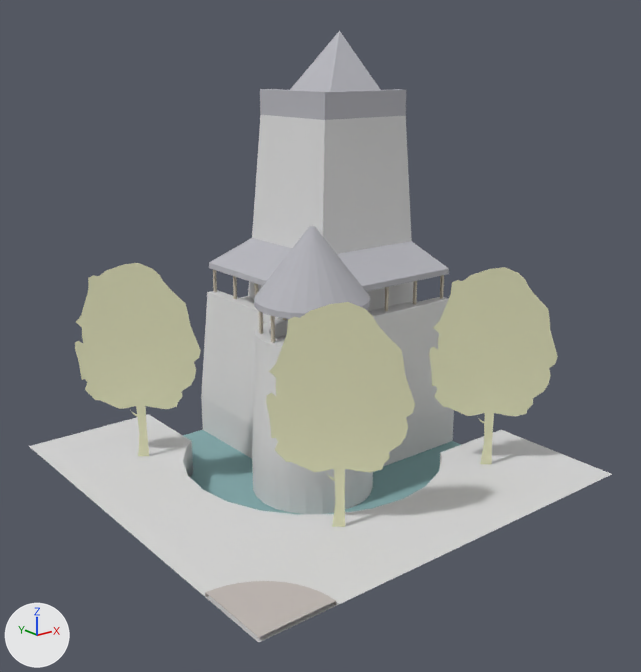
Two versions of the OBJ model assets/stl_export/wcwr.obj, one commit apart.
Before and after are seen from a camera (50 mm lens) standing at (-36.1, -46.3, 27.4) and looking at (-0.2, -1.4, 9.4). Lighting does not change. The marker at lower left points along +X, +Y and +Z. The older version comes first. Where no turn or scale is listed for an object, it has been applied to the vertices. Vertices at exactly the same position are counted once.

Objects in the first picture: 'wcwr'.
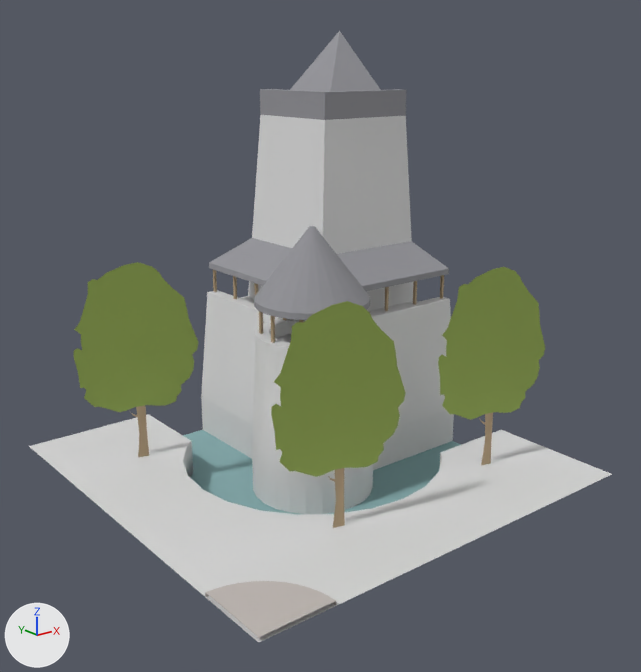
Boxes (x1, y1, x2, y2) around the edits, measured in the pictures (641 x 672 px; the box of a moved part takes in the faces that stretch with it):
'wcwr', recoloured, reshaped: (29, 31, 612, 642) in both
part 1 of me_wcwr, moved or reshaped: before (76, 263, 553, 506); after (74, 262, 542, 506)
part 2 of me_wcwr, recoloured: (138, 406, 491, 527) in both
part 3 of me_wcwr, recoloured: before (75, 334, 558, 473); after (74, 327, 545, 477)

Diff of the bpy script that builds the scene:
```diff
--- a/assets/stl_export/wcwr.obj.py
+++ b/assets/stl_export/wcwr.obj.py
@@ mat_castleroof @@
 mat_castleroof = principled_material('castleRoof')
-mat_castleroof.base_color = (0.471, 0.471, 0.51)  # grey #b7b7bd
+mat_castleroof.base_color = (0.294, 0.294, 0.318)  # grey #949499
 mat_castleroof.roughness = 1.0
@@ mat_tree @@
+mat_tree = principled_material('tree')
+mat_tree.base_color = (0.294, 0.4, 0.0902)  # green #94aa55
+mat_tree.roughness = 1.0
@@ me_wcwr @@
 me_wcwr.from_pydata(...)  # 665 vertices, 1025 faces; spans x -15.0..15.0, y -15.0..15.0, z -3.0..29.6
 # used by ob_wcwr; location = (0.0, 0.0, 0.0)
+# me_wcwr part 1
+# 75 vertices are removed from x -12.4..12.3, y -11.1..10.7, z 2.4..14.1
+# 111 faces are deleted
+# 10 vertices in x -12.5..6.1, y -6.1..10.7, z 5.6..8.5 move by (-0.8, -1.6, 0.0)
+# 7 vertices in x -8.9..-4.3, y -8.9..7.8, z -0.3..3.6 move by (0.1, 0.1, 0.0)
+# 7 vertices in x -6.1..12.5, y -11.2..5.5, z 5.8..9.1 move by (0.8, 1.5, 0.0)
+# 7 vertices in x -6.0..12.5, y -11.4..5.4, z 5.8..8.8 move by (0.8, 1.6, 0.0)
+# 5 vertices in x -12.2..6.3, y -6.3..10.5, z 4.9..8.3 move by (-0.7, -1.5, 0.0)
+# 5 vertices in x -12.1..6.4, y -6.4..10.4, z 5.4..9.0 move by (-0.7, -1.4, 0.0)
+# 70 vertices move from x -12.5..12.8, y -11.5..10.8, z -0.3..9.0 to x -13.3..13.6, y -9.8..9.1, z -0.3..9.0
+# 75 vertices are added at x -13.2..13.0, y -9.6..9.1, z 2.4..14.1
+# 36 new faces join them, mat_straw (beige #b29c7d)
+# 75 new faces join them, mat_tree (green #94aa55)
+# me_wcwr part 2: 24 faces spanning x -9.5..9.7, y -8.8..8.1, z -0.3..3.6 switch from mat_w (beige #e2e2bc) to mat_straw (beige #b29c7d)
+# me_wcwr part 3: 75 faces spanning x -13.3..13.6, y -9.8..9.1, z 3.4..9.1 switch from mat_w (beige #e2e2bc) to mat_tree (green #94aa55)
 me_wcwr.materials.append(mat_default)
```
